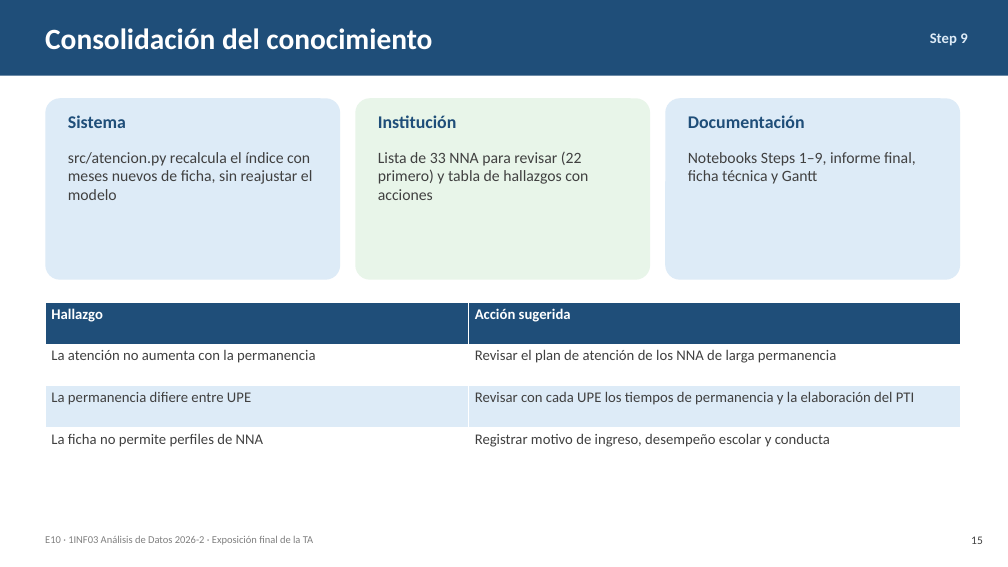
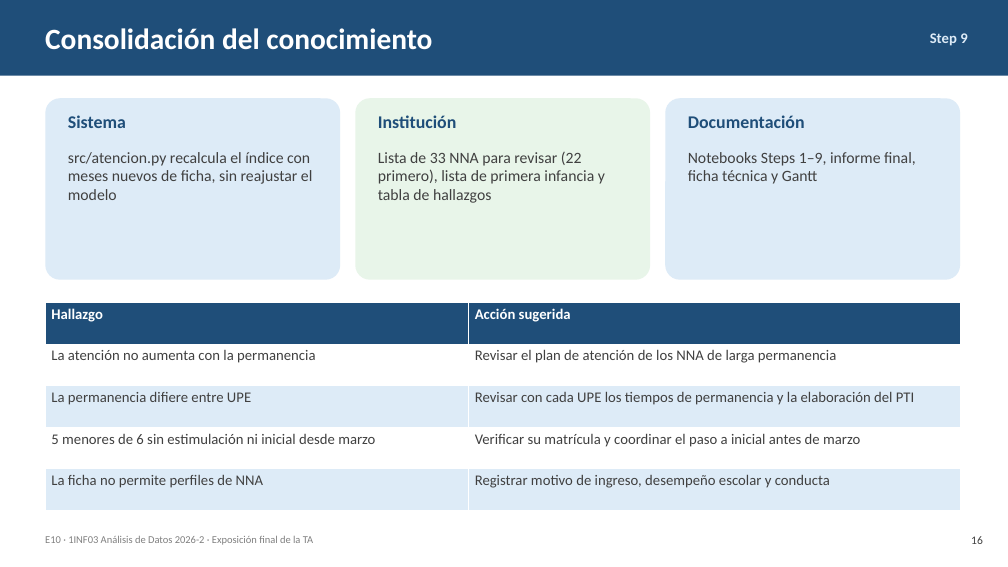
Before and after one commit to AlejandroHancco/TA_Analisis_Datos, a slide deck: slide 16 of entregables/Presentacion_Final_TA_E10.pptx (slide 15 before the commit). Drawn at 1008x567 pixels with LibreOffice and Linux fonts; fonts in the diff are those of the drawing. Boxes give left, top, right and bottom in pixels: in the first picture for what was removed or moved away, otherwise in the second. Text is boxed around its words. In the diff, an @@ line names an element or a change of style, - is before the commit and + after.

Commit message:
Primera infancia: cobertura de estimulación temprana o educación inicial en los menores de 6
Los menores de 6 quedaban fuera del PCA sin evaluar. Ahora se evalúan con una regla propia de su edad
(src/atencion.py, cobertura_primera_infancia): el 88 % de los meses está cubierto, los huecos se juntan
en el paso a inicial (marzo) y 5 niños de 2 a 4 años llevan desde marzo de 2026 sin ninguno de los dos
servicios. Step 8 §5, lista en Step 9, informe, presentación (18 láminas) y README actualizados.

```diff
--- a/entregables/Presentacion_Final_TA_E10.pptx
+++ b/entregables/Presentacion_Final_TA_E10.pptx
@@ text at [378,152,605,203]: text changed @@
-Lista de 33 NNA para revisar (22 primero) y tabla de hallazgos con acciones
+Lista de 33 NNA para revisar (22 primero), lista de primera infancia y tabla de hallazgos
@@ table at [45,302,960,510] @@
+row 4: 5 menores de 6 sin estimulación ni inicial desde marzo | Verificar su matrícula y coordinar el paso a inicial antes de marzo
@@ text at [971,536,983,544]: text changed @@
-15
+16
```
Also in this commit, not shown: 3 other slides changed, 1 slide added, 10 other files.
